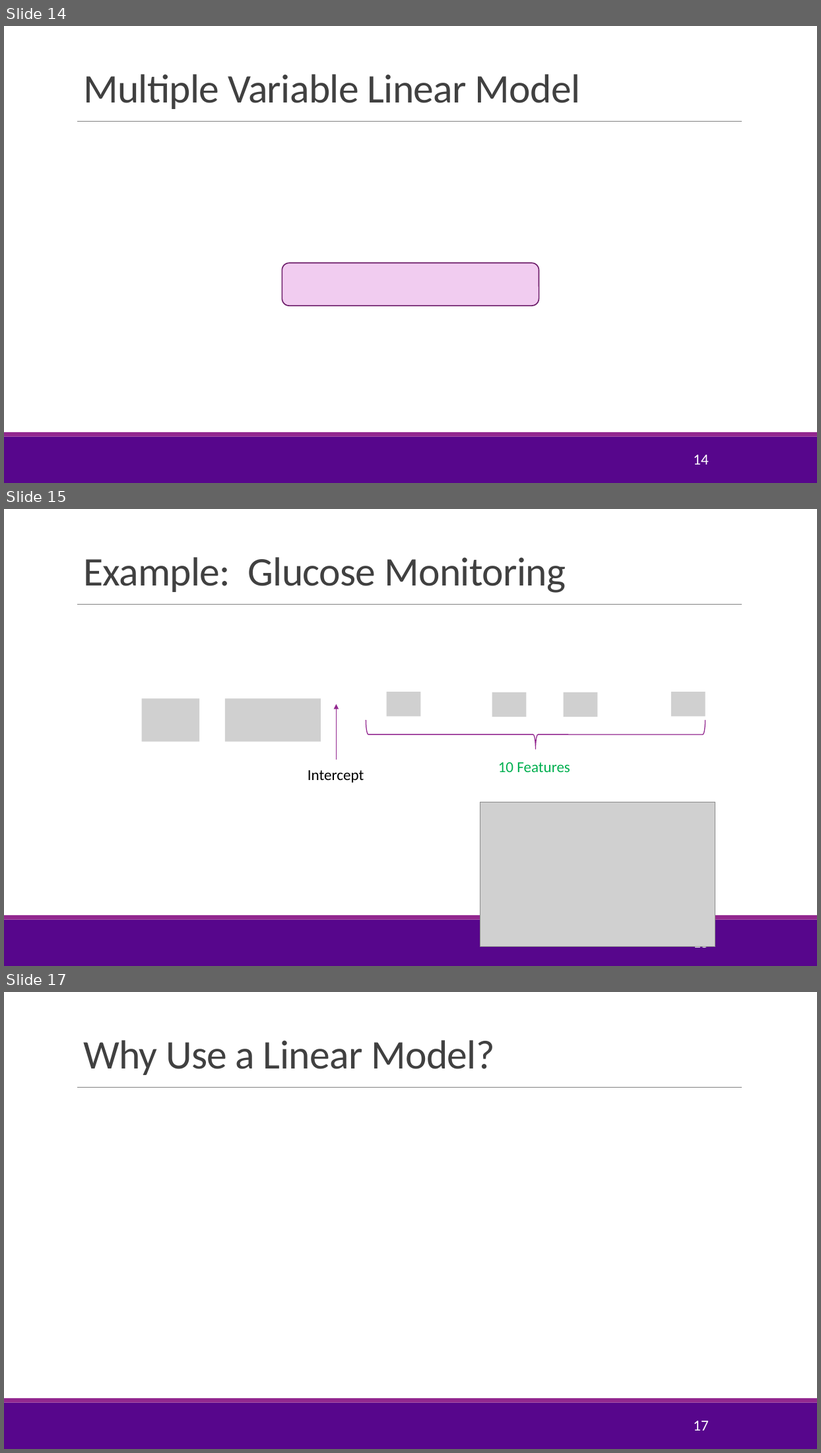
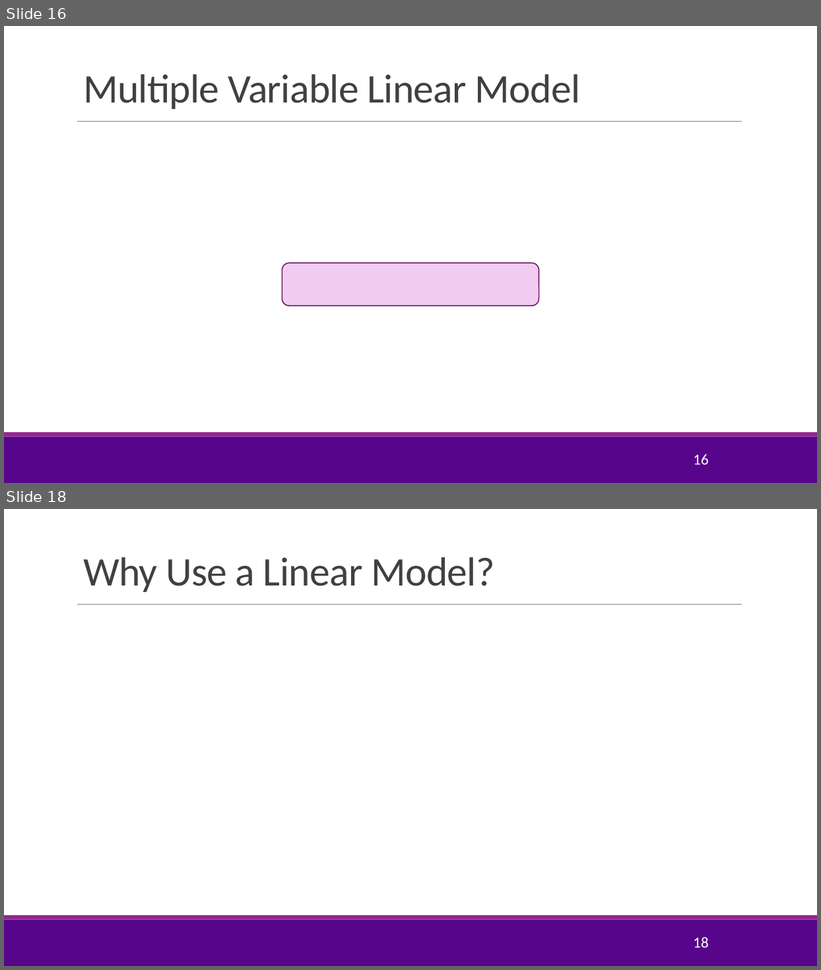
Before and after one commit to sdrangan/introml, a slide deck: lectures/Lect03_MultLinRegression.pptx. Shown one above the other, each under a label of ours: slides 14, 15 and 17 before the commit, slides 16 and 18 after it; the slides between them are not shown. The pictures are 821x1453 and 821x970 pixels, drawn with LibreOffice and Linux fonts; fonts in the diff are those of the drawing; grey boxes stand for pictures; background and template pictures are left out. Boxes give left, top, right and bottom in pixels: in the first picture for what was removed or moved away, otherwise in the second. Text is boxed around its words. In the diff, an @@ line names an element or a change of style, - is before the commit and + after.

```diff
--- a/lectures/Lect03_MultLinRegression.pptx
+++ b/lectures/Lect03_MultLinRegression.pptx
@@ slide 15 removed at box(4, 509, 817, 966), background #FFFFFF; not listed: 3 template elements that a slide beside it also shows @@
@@ title removed at box(83, 557, 566, 593) @@
-Example: Glucose Monitoring
@@ picture removed at box(142, 698, 200, 742) @@
@@ picture removed at box(225, 698, 321, 742) @@
@@ arrow removed from (337, 760) to (337, 704) @@
@@ picture removed at box(386, 692, 420, 716) @@
@@ picture removed at box(492, 692, 527, 717) @@
@@ picture removed at box(564, 692, 597, 717) @@
@@ picture removed at box(671, 692, 706, 716) @@
@@ right brace removed at box(366, 720, 706, 750) @@
@@ text removed at box(498, 762, 570, 772) @@
-10 Features
@@ text removed at box(308, 770, 364, 783) @@
-Intercept
@@ picture removed at box(481, 803, 716, 948) @@
@@ page number removed at box(693, 947, 708, 953) @@
-15
@@ what was slide 14 is now slide 16 @@
@@ page number at box(693, 454, 708, 465): text changed @@
-14
+16
@@ what was slide 17 is now slide 18 @@
@@ page number at box(693, 937, 708, 948): text changed @@
-17
+18
```
Also in this commit, not shown: 6 slides changed, 4 slides added, 1 other slide removed, 4 other files.
